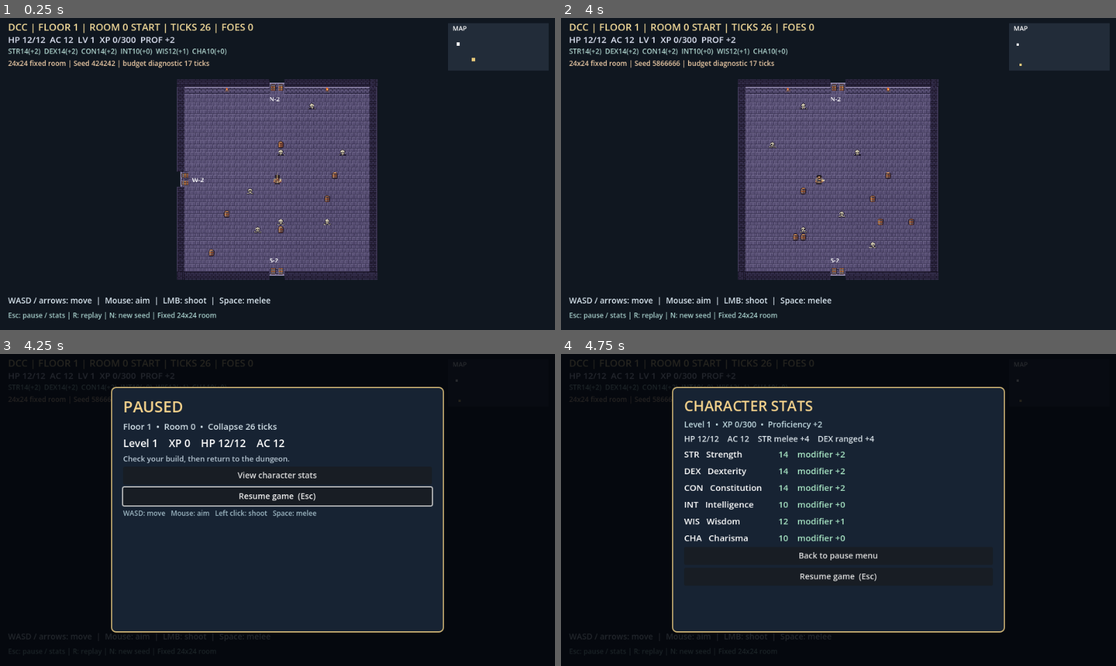
Above: before the commit, frames 1-4 (two rows, left to right).
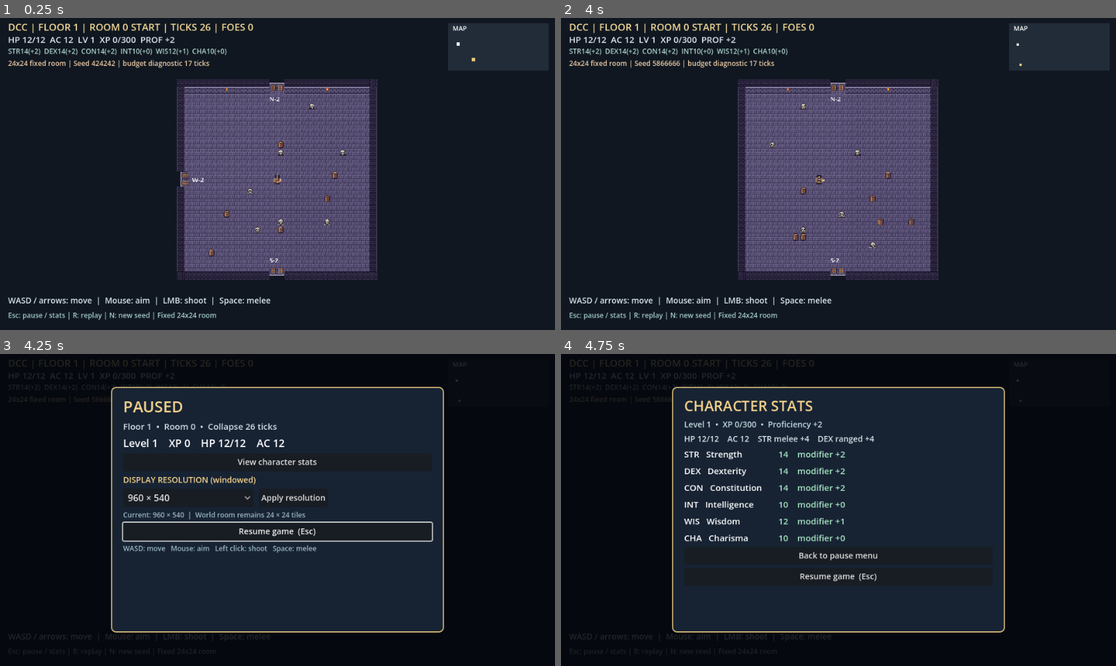
Above: after the commit, the same moments.

Repository: DrFlGd/DCC-Game
Game: Godot game, scene res://scenes/Main.tscn
Same seed, same stepped clock (60 frames per second), same inputs: the game is played once before the commit and once after it.
Inputs (mouse positions are in pixels of both pictures, inside the frame that each line leads up to):
- Up to frame 1 (0.25 s): no input
- Up to frame 2 (4 s): tap Enter at 0.5, 2, 3.5 s; move the mouse to (960, 158) at 0.52 s; hold D 0.53-1.28 s; tap R at 0.6, 2.1, 3.6 s; click (960, 158) at 0.67 s; tap Space at 0.77, 1.25, 1.52, 2.75, 3.02, 3.77 s; move the mouse to (727, 189) at 1.27 s; hold S 1.28-2.03 s; tap N at 1.35, 2.85 s; move the mouse to (894, 105) at 2.02 s; hold D 2.03-2.78 s; move the mouse to (810, 236) at 2.77 s; hold W 2.78-3.53 s; click (810, 236) at 2.92 s; move the mouse to (1005, 220) at 3.52 s; hold A from 3.53 s (still down)
- Up to frame 3 (4.25 s): keep holding A; tap Escape at 4.15 s
- Up to frame 4 (4.75 s): release A at 4.25 s; click "View character stats" at 4.25 s

Frames 1-2 are identical in both runs. In frame 3, 3.4% of the frame differs, in the area x 21-79%, y 32-64%; in frame 4, nothing differs.

Commit message:
feat(ui): add common resolution presets and Apply control to pause menu

Diff:
--- a/game/scripts/character_menu.gd
+++ b/game/scripts/character_menu.gd
@@ -3,8 +3,15 @@
 ## Esc toggles pause; level-up must be allocated before combat resumes.
 signal resume_requested
 signal allocation_confirmed(changes: Dictionary)
+signal resolution_requested(size: Vector2i)
 
 const RPG = preload("res://scripts/rpg_rules.gd")
+const RESOLUTION_PRESETS := [
+    Vector2i(800, 600), Vector2i(960, 540), Vector2i(1024, 768),
+    Vector2i(1280, 720), Vector2i(1280, 800), Vector2i(1366, 768),
+    Vector2i(1440, 900), Vector2i(1600, 900), Vector2i(1920, 1080),
+    Vector2i(2560, 1440), Vector2i(3840, 2160)
+]
 const ABILITY_NAMES := {
     "STR": "Strength", "DEX": "Dexterity", "CON": "Constitution",
     "INT": "Intelligence", "WIS": "Wisdom", "CHA": "Charisma"
@@ -17,6 +24,9 @@
 var staged: Dictionary = {}
 var point_pool := 0
 var score_cap := 20
+var selected_resolution := Vector2i(960, 540)
+var current_resolution := Vector2i(960, 540)
+var resolution_feedback := ""
 var overlay: Control
 var center: CenterContainer
 
@@ -53,6 +63,9 @@
     context = new_context.duplicate(true)
     mode = "pause"
     page = "overview"
+    current_resolution = Vector2i(new_context.get("window_size", Vector2i(960, 540)))
+    selected_resolution = current_resolution if RESOLUTION_PRESETS.has(current_resolution) else Vector2i(960, 540)
+    resolution_feedback = ""
     _refresh()
 
 
@@ -101,6 +114,22 @@
         return
     close_menu()
     resume_requested.emit()
+
+
+func _select_resolution(index: int) -> void:
+    if mode != "pause" or index < 0 or index >= RESOLUTION_PRESETS.size():
+        return
+    selected_resolution = RESOLUTION_PRESETS[index]
+
+
+func _apply_resolution() -> void:
+    if mode != "pause" or not RESOLUTION_PRESETS.has(selected_resolution):
+        return
+    resolution_requested.emit(selected_resolution)
+    resolution_feedback = "Requested %d × %d (windowed)" % [
+        selected_resolution.x, selected_resolution.y
+    ]
+    _refresh()
 
 
 func _open_character_page() -> void:
@@ -209,10 +238,25 @@
         int(context.get("level", 1)), int(context.get("xp", 0)),
         int(context.get("hp", 1)), int(context.get("max_hp", 1)),
         int(context.get("ac", 10))], 18, Color.WHITE))
-    content.add_child(_text("Check your build, then return to the dungeon.",
-        13, Color("#bacad6")))
-    var stats := _button("View character stats", Callable(self, "_open_character_page"))
-    content.add_child(stats)
+    content.add_child(_button("View character stats", Callable(self, "_open_character_page")))
+    content.add_child(_text("DISPLAY RESOLUTION (windowed)", 14, Color("#f6d48d")))
+    var resolution_row := HBoxContainer.new()
+    resolution_row.add_theme_constant_override("separation", 10)
+    content.add_child(resolution_row)
+    var selector := OptionButton.new()
+    selector.custom_minimum_size = Vector2(225, 32)
+    for resolution in RESOLUTION_PRESETS:
+        selector.add_item("%d × %d" % [resolution.x, resolution.y])
+    selector.select(RESOLUTION_PRESETS.find(selected_resolution))
+    selector.item_selected.connect(_select_resolution)
+    resolution_row.add_child(selector)
+    var apply := _button("Apply resolution", Callable(self, "_apply_resolution"))
+    resolution_row.add_child(apply)
+    content.add_child(_text("Current: %d × %d  |  World room remains 24 × 24 tiles" % [
+        current_resolution.x, current_resolution.y
+    ], 12, Color("#9eb8c4")))
+    if not resolution_feedback.is_empty():
+        content.add_child(_text(resolution_feedback, 12, Color("#a9e7c5")))
     var resume := _button("Resume game  (Esc)", Callable(self, "_resume"))
     content.add_child(resume)
     content.add_child(_text("WASD: move   Mouse: aim   Left click: shoot   Space: melee",
